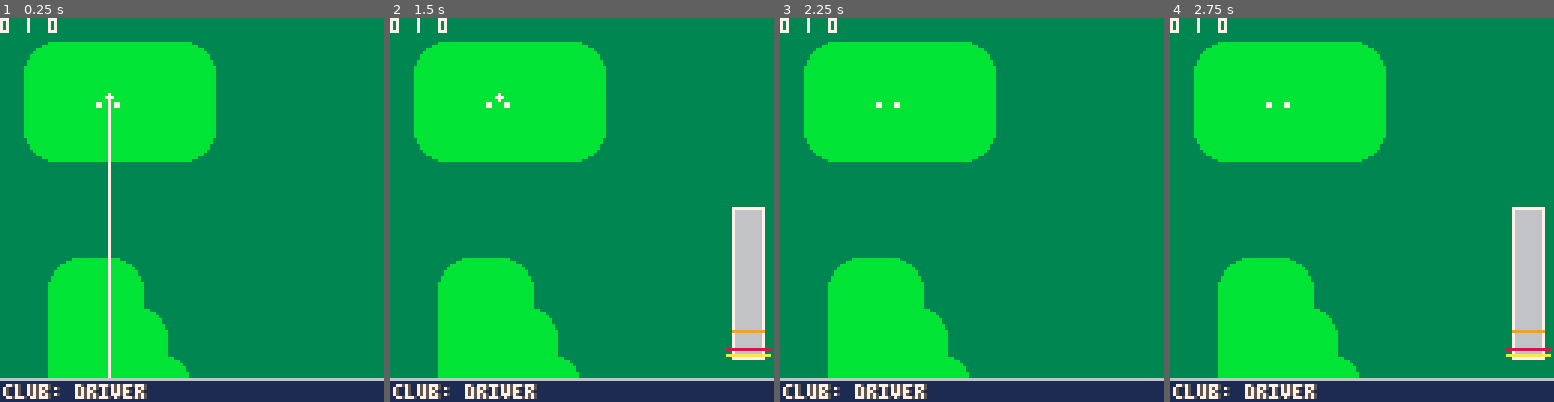
Above: before the commit, frames 1-4 (left to right).
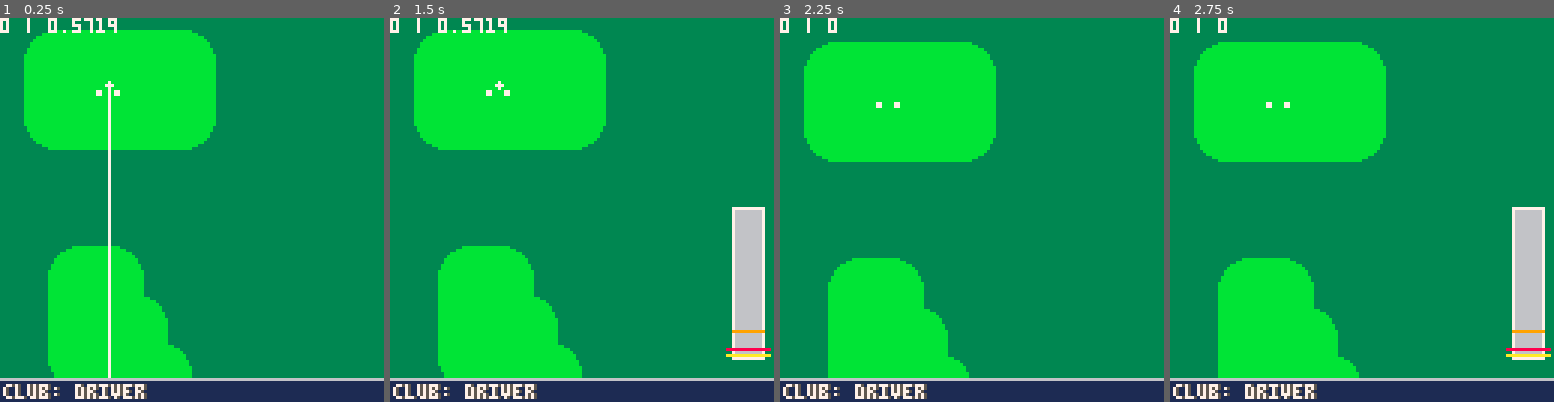
Above: after the commit, the same moments.

Repository: sthilaid/pico-8-carts
Game: PICO-8 cartridge golf.p8
The game is run twice, just before and just after one commit, with the same random seed, the same clock (stepped at 60 frames per second) and the same inputs.
Inputs:
- Up to frame 1 (0.25 s): no input
- Up to frame 2 (1.5 s): tap O (Z key) at 0.33, 0.7, 1.43 s; tap X (X key) at 1.07 s
- Up to frame 3 (2.25 s): hold Left from 1.97 s (still down); tap X (X key) at 2.07 s; tap O (Z key) at 2.22 s
- Up to frame 4 (2.75 s): release Left at 2.37 s; tap X (X key) at 2.4, 2.73 s; hold Down from 2.42 s (still down)

The runs differ from the first frame. In frame 1, 4.6% of the frame differs, in the area x 6-57%, y 0-94%; in frame 2, 4.6%; in frame 3, nothing differs; in frame 4, nothing differs.

Commit message:
zoomed map rotation with aim

Diff:
--- a/golf.p8
+++ b/golf.p8
@@ -214,9 +214,9 @@
 function update_frame_offset()
    local zoomedPixelratio = g_course.worldPixelRatio * g_zoom_ratio
    local ballPX, ballPY = g_ball_x * zoomedPixelratio, g_ball_y * zoomedPixelratio
-   --g_frame_offset_x, g_frame_offset_y = 0, clamp(0, g_course.h*8-128, ballPY - 64)
-   g_frame_offset_x = clamp(0, max(0,g_course.w*8*g_zoom_ratio - 128), ballPX - 64)
-   g_frame_offset_y = clamp(0, max(0,g_course.h*8*g_zoom_ratio - 128), ballPY - 64)
+   local cx, cy = 64 + cos(g_aim_angle+0.5) * 42, 64 + sin(g_aim_angle+0.5) * 42
+   g_frame_offset_x = clamp(0, max(0,g_course.w*8*g_zoom_ratio - 128), ballPX - cx)
+   g_frame_offset_y = clamp(0, max(0,g_course.h*8*g_zoom_ratio - 128), ballPY - cy)
 end
 
 function drawcourse(course)
